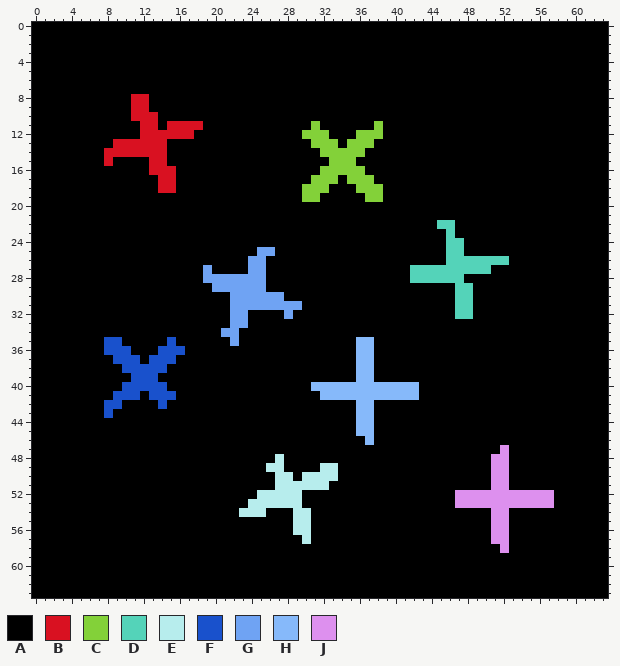
File history of a pixel-art sprite, garibaldi/opencv-rust/components.png. The picture above is the old version.
The file is 64x64 pixels.
Palette (. is transparent): A #000000  B #d91121  C #83d139  D #54d3b9  E #b7eded  F #1951cc  G #6fa3f3  H #86b9fa  J #dd90ee
Pixels before, first column x 0:
 0 AAAAAAAAAAAAAAAAAAAAAAAAAAAAAAAAAAAAAAAAAAAAAAAAAAAAAAAAAAAAAAAA
 1 AAAAAAAAAAAAAAAAAAAAAAAAAAAAAAAAAAAAAAAAAAAAAAAAAAAAAAAAAAAAAAAA
 2 AAAAAAAAAAAAAAAAAAAAAAAAAAAAAAAAAAAAAAAAAAAAAAAAAAAAAAAAAAAAAAAA
 3 AAAAAAAAAAAAAAAAAAAAAAAAAAAAAAAAAAAAAAAAAAAAAAAAAAAAAAAAAAAAAAAA
 4 AAAAAAAAAAAAAAAAAAAAAAAAAAAAAAAAAAAAAAAAAAAAAAAAAAAAAAAAAAAAAAAA
 5 AAAAAAAAAAAAAAAAAAAAAAAAAAAAAAAAAAAAAAAAAAAAAAAAAAAAAAAAAAAAAAAA
 6 AAAAAAAAAAAAAAAAAAAAAAAAAAAAAAAAAAAAAAAAAAAAAAAAAAAAAAAAAAAAAAAA
 7 AAAAAAAAAAAAAAAAAAAAAAAAAAAAAAAAAAAAAAAAAAAAAAAAAAAAAAAAAAAAAAAA
 8 AAAAAAAAAAABBAAAAAAAAAAAAAAAAAAAAAAAAAAAAAAAAAAAAAAAAAAAAAAAAAAA
 9 AAAAAAAAAAABBAAAAAAAAAAAAAAAAAAAAAAAAAAAAAAAAAAAAAAAAAAAAAAAAAAA
10 AAAAAAAAAAABBBAAAAAAAAAAAAAAAAAAAAAAAAAAAAAAAAAAAAAAAAAAAAAAAAAA
11 AAAAAAAAAAAABBABBBBAAAAAAAAAAAACAAAAAACAAAAAAAAAAAAAAAAAAAAAAAAA
12 AAAAAAAAAAAABBBBBBAAAAAAAAAAAACCCAAACCCAAAAAAAAAAAAAAAAAAAAAAAAA
13 AAAAAAAAABBBBBBAAAAAAAAAAAAAAAACCCACCCAAAAAAAAAAAAAAAAAAAAAAAAAA
14 AAAAAAAABBBBBBBAAAAAAAAAAAAAAAAACCCCCAAAAAAAAAAAAAAAAAAAAAAAAAAA
15 AAAAAAAABAAAABBAAAAAAAAAAAAAAAAAACCCAAAAAAAAAAAAAAAAAAAAAAAAAAAA
16 AAAAAAAAAAAAABBBAAAAAAAAAAAAAAAACCCCCAAAAAAAAAAAAAAAAAAAAAAAAAAA
17 AAAAAAAAAAAAAABBAAAAAAAAAAAAAAACCCACCCAAAAAAAAAAAAAAAAAAAAAAAAAA
18 AAAAAAAAAAAAAABBAAAAAAAAAAAAAACCCAAACCCAAAAAAAAAAAAAAAAAAAAAAAAA
19 AAAAAAAAAAAAAAAAAAAAAAAAAAAAAACCAAAAACCAAAAAAAAAAAAAAAAAAAAAAAAA
20 AAAAAAAAAAAAAAAAAAAAAAAAAAAAAAAAAAAAAAAAAAAAAAAAAAAAAAAAAAAAAAAA
21 AAAAAAAAAAAAAAAAAAAAAAAAAAAAAAAAAAAAAAAAAAAAAAAAAAAAAAAAAAAAAAAA
22 AAAAAAAAAAAAAAAAAAAAAAAAAAAAAAAAAAAAAAAAAAAAADDAAAAAAAAAAAAAAAAA
23 AAAAAAAAAAAAAAAAAAAAAAAAAAAAAAAAAAAAAAAAAAAAAADAAAAAAAAAAAAAAAAA
24 AAAAAAAAAAAAAAAAAAAAAAAAAAAAAAAAAAAAAAAAAAAAAADDAAAAAAAAAAAAAAAA
25 AAAAAAAAAAAAAAAAAAAAAAAAAGGAAAAAAAAAAAAAAAAAAADDAAAAAAAAAAAAAAAA
26 AAAAAAAAAAAAAAAAAAAAAAAAGGAAAAAAAAAAAAAAAAAAAADDDDDDDAAAAAAAAAAA
27 AAAAAAAAAAAAAAAAAAAGAAAAGGAAAAAAAAAAAAAAAADDDDDDDDDAAAAAAAAAAAAA
28 AAAAAAAAAAAAAAAAAAAGGGGGGGAAAAAAAAAAAAAAAADDDDDDAAAAAAAAAAAAAAAA
29 AAAAAAAAAAAAAAAAAAAAGGGGGGAAAAAAAAAAAAAAAAAAAAADDAAAAAAAAAAAAAAA
30 AAAAAAAAAAAAAAAAAAAAAAGGGGGGAAAAAAAAAAAAAAAAAAADDAAAAAAAAAAAAAAA
31 AAAAAAAAAAAAAAAAAAAAAAGGGGGGGGAAAAAAAAAAAAAAAAADDAAAAAAAAAAAAAAA
32 AAAAAAAAAAAAAAAAAAAAAAGGAAAAGAAAAAAAAAAAAAAAAAADDAAAAAAAAAAAAAAA
33 AAAAAAAAAAAAAAAAAAAAAAGGAAAAAAAAAAAAAAAAAAAAAAAAAAAAAAAAAAAAAAAA
34 AAAAAAAAAAAAAAAAAAAAAGGAAAAAAAAAAAAAAAAAAAAAAAAAAAAAAAAAAAAAAAAA
35 AAAAAAAAFFAAAAAFAAAAAAGAAAAAAAAAAAAAHHAAAAAAAAAAAAAAAAAAAAAAAAAA
36 AAAAAAAAFFFAAAFFFAAAAAAAAAAAAAAAAAAAHHAAAAAAAAAAAAAAAAAAAAAAAAAA
37 AAAAAAAAAFFFAFFFAAAAAAAAAAAAAAAAAAAAHHAAAAAAAAAAAAAAAAAAAAAAAAAA
38 AAAAAAAAAAFFFFFAAAAAAAAAAAAAAAAAAAAAHHAAAAAAAAAAAAAAAAAAAAAAAAAA
39 AAAAAAAAAAAFFFAAAAAAAAAAAAAAAAAAAAAAHHAAAAAAAAAAAAAAAAAAAAAAAAAA
40 AAAAAAAAAAFFFFFAAAAAAAAAAAAAAAAHHHHHHHHHHHHAAAAAAAAAAAAAAAAAAAAA
41 AAAAAAAAAFFFAFFFAAAAAAAAAAAAAAAAHHHHHHHHHHHAAAAAAAAAAAAAAAAAAAAA
42 AAAAAAAAFFAAAAFAAAAAAAAAAAAAAAAAAAAAHHAAAAAAAAAAAAAAAAAAAAAAAAAA
43 AAAAAAAAFAAAAAAAAAAAAAAAAAAAAAAAAAAAHHAAAAAAAAAAAAAAAAAAAAAAAAAA
44 AAAAAAAAAAAAAAAAAAAAAAAAAAAAAAAAAAAAHHAAAAAAAAAAAAAAAAAAAAAAAAAA
45 AAAAAAAAAAAAAAAAAAAAAAAAAAAAAAAAAAAAHHAAAAAAAAAAAAAAAAAAAAAAAAAA
46 AAAAAAAAAAAAAAAAAAAAAAAAAAAAAAAAAAAAAHAAAAAAAAAAAAAAAAAAAAAAAAAA
47 AAAAAAAAAAAAAAAAAAAAAAAAAAAAAAAAAAAAAAAAAAAAAAAAAAAAJAAAAAAAAAAA
48 AAAAAAAAAAAAAAAAAAAAAAAAAAAEAAAAAAAAAAAAAAAAAAAAAAAJJAAAAAAAAAAA
49 AAAAAAAAAAAAAAAAAAAAAAAAAAEEAAAAEEAAAAAAAAAAAAAAAAAJJAAAAAAAAAAA
50 AAAAAAAAAAAAAAAAAAAAAAAAAAAEEAEEEEAAAAAAAAAAAAAAAAAJJAAAAAAAAAAA
51 AAAAAAAAAAAAAAAAAAAAAAAAAAAEEEEEEAAAAAAAAAAAAAAAAAAJJAAAAAAAAAAA
52 AAAAAAAAAAAAAAAAAAAAAAAAAEEEEEAAAAAAAAAAAAAAAAAJJJJJJJJJJJAAAAAA
53 AAAAAAAAAAAAAAAAAAAAAAAAEEEEEEAAAAAAAAAAAAAAAAAJJJJJJJJJJJAAAAAA
54 AAAAAAAAAAAAAAAAAAAAAAAEEEAAAEEAAAAAAAAAAAAAAAAAAAAJJAAAAAAAAAAA
55 AAAAAAAAAAAAAAAAAAAAAAAAAAAAAEEAAAAAAAAAAAAAAAAAAAAJJAAAAAAAAAAA
56 AAAAAAAAAAAAAAAAAAAAAAAAAAAAAEEAAAAAAAAAAAAAAAAAAAAJJAAAAAAAAAAA
57 AAAAAAAAAAAAAAAAAAAAAAAAAAAAAAEAAAAAAAAAAAAAAAAAAAAJJAAAAAAAAAAA
58 AAAAAAAAAAAAAAAAAAAAAAAAAAAAAAAAAAAAAAAAAAAAAAAAAAAAJAAAAAAAAAAA
59 AAAAAAAAAAAAAAAAAAAAAAAAAAAAAAAAAAAAAAAAAAAAAAAAAAAAAAAAAAAAAAAA
60 AAAAAAAAAAAAAAAAAAAAAAAAAAAAAAAAAAAAAAAAAAAAAAAAAAAAAAAAAAAAAAAA
61 AAAAAAAAAAAAAAAAAAAAAAAAAAAAAAAAAAAAAAAAAAAAAAAAAAAAAAAAAAAAAAAA
62 AAAAAAAAAAAAAAAAAAAAAAAAAAAAAAAAAAAAAAAAAAAAAAAAAAAAAAAAAAAAAAAA
63 AAAAAAAAAAAAAAAAAAAAAAAAAAAAAAAAAAAAAAAAAAAAAAAAAAAAAAAAAAAAAAAA
Now the later version:
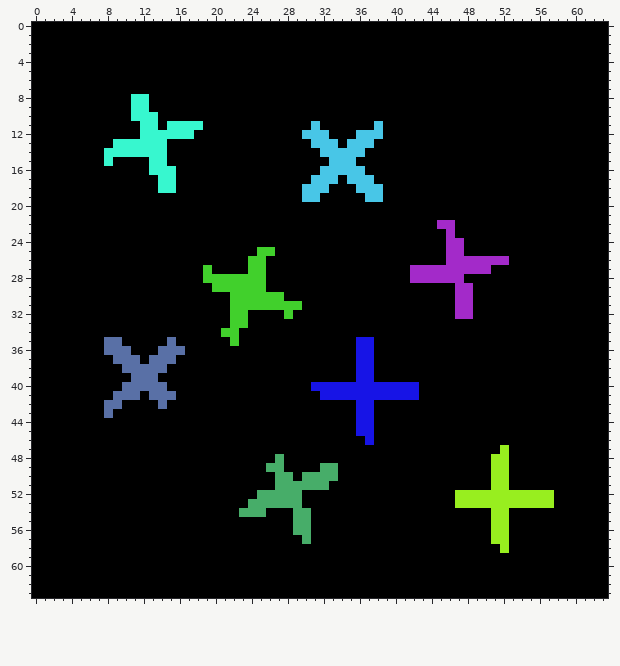
Edits made:
colour B: #d91121 -> #37f7cf
colour C: #83d139 -> #48c6e7
colour D: #54d3b9 -> #a32ac9
colour E: #b7eded -> #47ad69
colour F: #1951cc -> #5970a6
colour G: #6fa3f3 -> #41d02c
colour H: #86b9fa -> #1714e6
colour J: #dd90ee -> #98ee1f
Pixel boxes of the changes (left, top, right, bottom) in both pictures:
changed: (104, 94, 203, 193)
changed: (302, 121, 383, 202)
changed: (203, 220, 554, 553)
changed: (104, 337, 185, 418)
